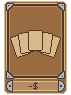
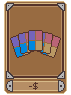
Two versions of the same layered image (71 × 95). Layer-by-layer changes:
hid group "Blank" (5 layers) over (x1=11, y1=31, x2=60, y2=57)
showed group "Wild Suit" (5 layers) over (x1=11, y1=31, x2=60, y2=57)
